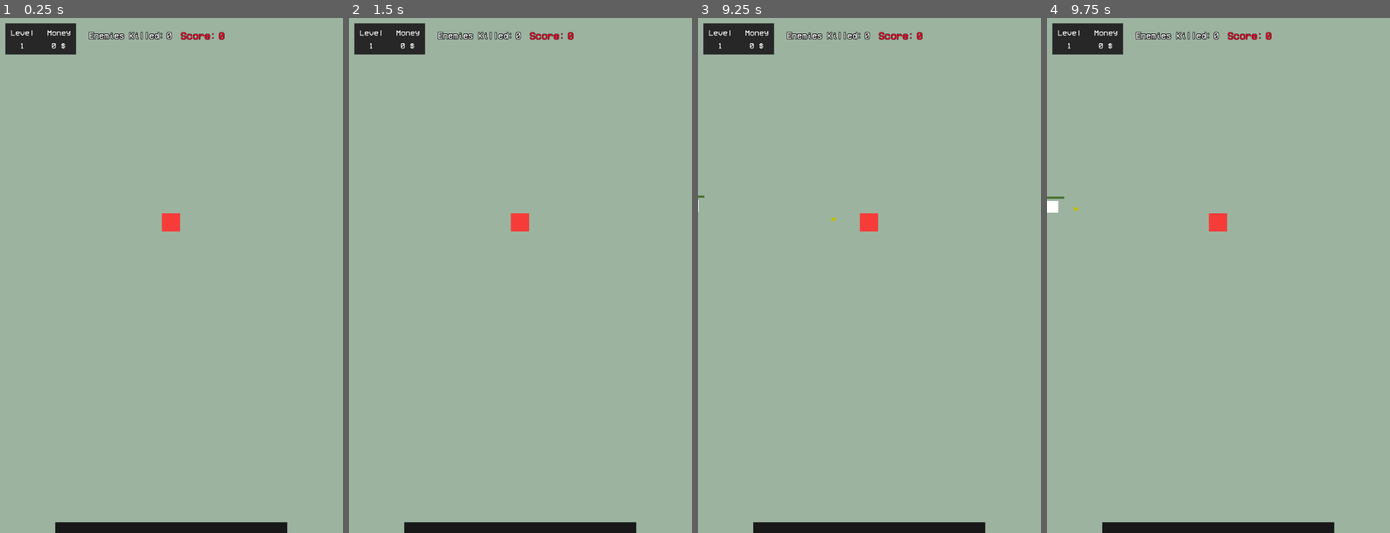
Above: before the commit, frames 1-4 (left to right).
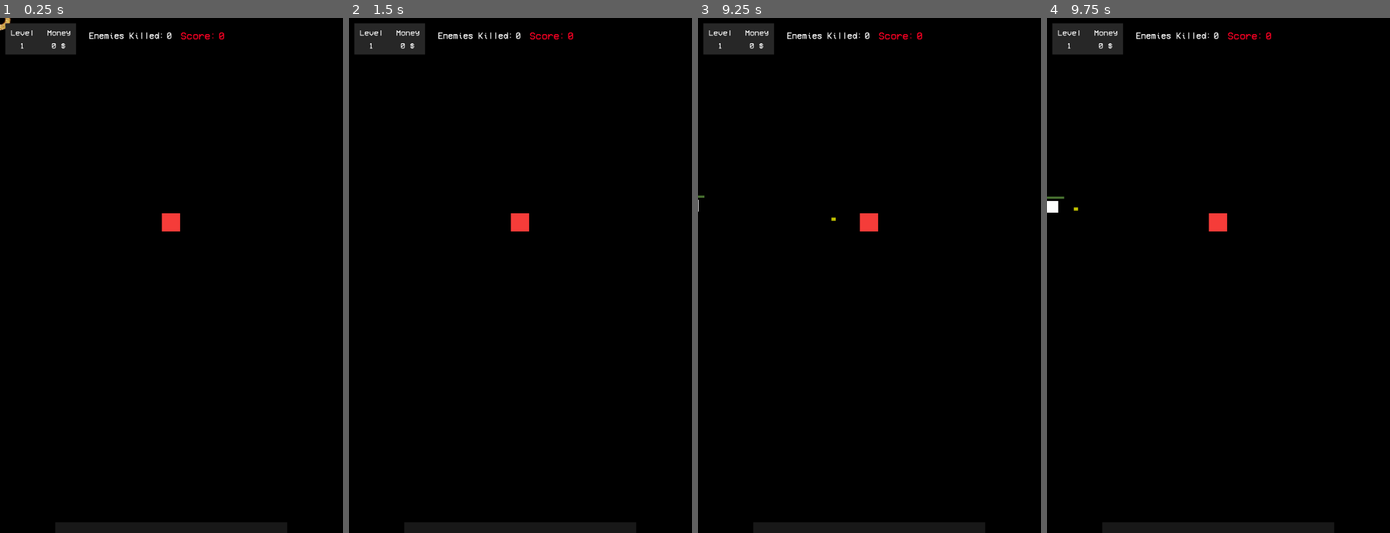
Above: after the commit, the same moments.

Repository: MauroCastro1705/mini_auto_battler
Game: Godot game, scene res://test/test-scene.tscn
The game is run twice, just before and just after one commit, with the same random seed, the same clock (stepped at 60 frames per second) and the same inputs. The project has no main scene, so this scene is started directly.
Inputs (mouse positions are in pixels of both pictures, inside the frame that each line leads up to):
- Up to frame 1 (0.25 s): no input
- Up to frame 2 (1.5 s): tap Enter at 0.5 s; move the mouse to (595, 249) at 0.52 s; hold Up (ui_up) 0.53-1.25 s; tap O at 0.6 s; click (595, 249) at 0.67 s; tap Space (ui_select) at 0.77, 1.25 s; drag from (451, 301) to (520, 224) at 1.27 s
- Up to frame 3 (9.25 s): tap Enter at 2, 3.5 s; move the mouse to (903, 162) at 2.02 s; hold Up (ui_up) 2.03-2.75 s; tap Shift at 2.1, 5.1, 8.1 s; tap Space (ui_select) at 2.75, 3.77, 4.25, 6.77 s; drag from (852, 378) to (766, 198) at 2.77 s; move the mouse to (972, 352) at 3.52 s; hold Down (ui_down) 3.53-4.25 s; tap O at 3.6, 6.6 s; drag from (766, 198) to (869, 224) at 4.27 s; move the mouse to (886, 275) at 5.02 s; hold Down (ui_down) 5.03-5.75 s; click (886, 275) at 5.17 s; drag from (818, 146) to (800, 301) at 5.77 s; move the mouse to (944, 249) at 6.52 s; hold Up (ui_up) 6.53-7.25 s; drag from (800, 301) to (869, 224) at 7.27 s; move the mouse to (903, 162) at 8.02 s; hold Down (ui_down) 8.03-8.75 s; drag from (852, 378) to (766, 198) at 8.77 s
- Up to frame 4 (9.75 s): move the mouse to (1321, 352) at 9.52 s; hold Up (ui_up) from 9.53 s (still down); tap O at 9.6 s; click (1321, 352) at 9.67 s

The runs differ from the first frame. In frame 1, 97% of the frame differs, in the area x 0-100%, y 0-100%; in frame 2, 97%; in frame 3, 97%; in frame 4, 97%.

Commit message:
particle effect

Diff:
--- a/proyectiles/basic_bullet.gd
+++ b/proyectiles/basic_bullet.gd
@@ -33,5 +33,9 @@
 
 func _on_area_2d_body_entered(body: Node2D) -> void:
 	if body.has_method("take_damage"):
+		var impact_fx = preload("res://resources/impact_particle_new.tscn").instantiate()
+		get_tree().current_scene.add_child(impact_fx)
+		impact_fx.global_position = global_position
+		impact_fx.emitting = true
 		body.take_damage(damage)
 		deactivate()
--- /dev/null
+++ b/resources/impact_particle_new.tscn
@@ -0,0 +1,21 @@
+[gd_scene load_steps=3 format=3 uid="uid://cs31xaw2a4pni"]
+
+[ext_resource type="Texture2D" uid="uid://dhyl6ii7jaik8" path="res://resources/particle_test.png" id="1_07122"]
+
+[sub_resource type="ParticleProcessMaterial" id="ParticleProcessMaterial_q5sg7"]
+particle_flag_disable_z = true
+spread = 180.0
+initial_velocity_min = 50.0
+initial_velocity_max = 75.0
+gravity = Vector3(0, 100, 0)
+scale_min = 0.2
+scale_max = 0.5
+
+[node name="GPUParticles2D" type="GPUParticles2D"]
+emitting = false
+amount = 20
+texture = ExtResource("1_07122")
+lifetime = 0.4
+one_shot = true
+explosiveness = 1.0
+process_material = SubResource("ParticleProcessMaterial_q5sg7")
--- a/test/test-scene.tscn
+++ b/test/test-scene.tscn
@@ -14,7 +14,7 @@
 offset_right = 656.0
 offset_bottom = 984.0
 mouse_filter = 2
-color = Color(0.611765, 0.701961, 0.627451, 1)
+color = Color(0, 0, 0, 1)
 
 [node name="Player" parent="." instance=ExtResource("1_5d1lj")]
 position = Vector2(319, 381)
Binary file added: resources/particle_test.png
Not shown, added: resources/particle_test.png.import
